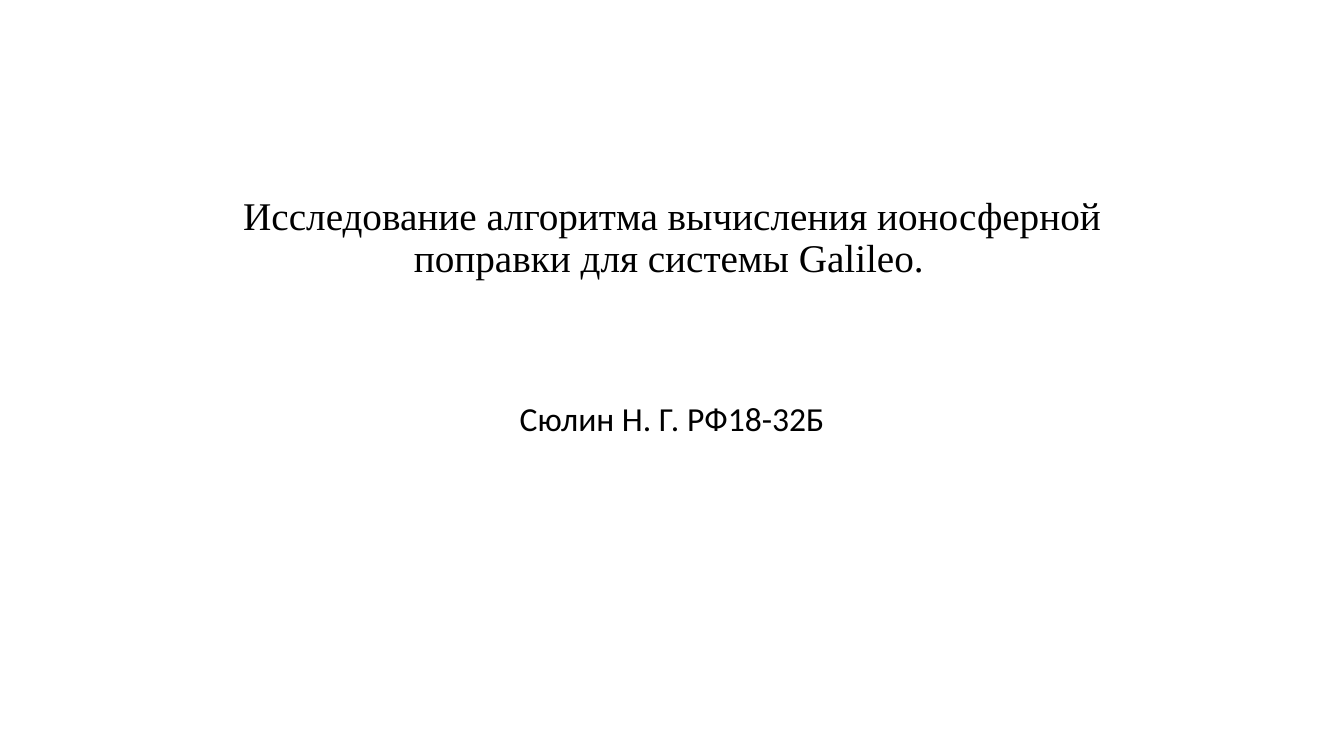
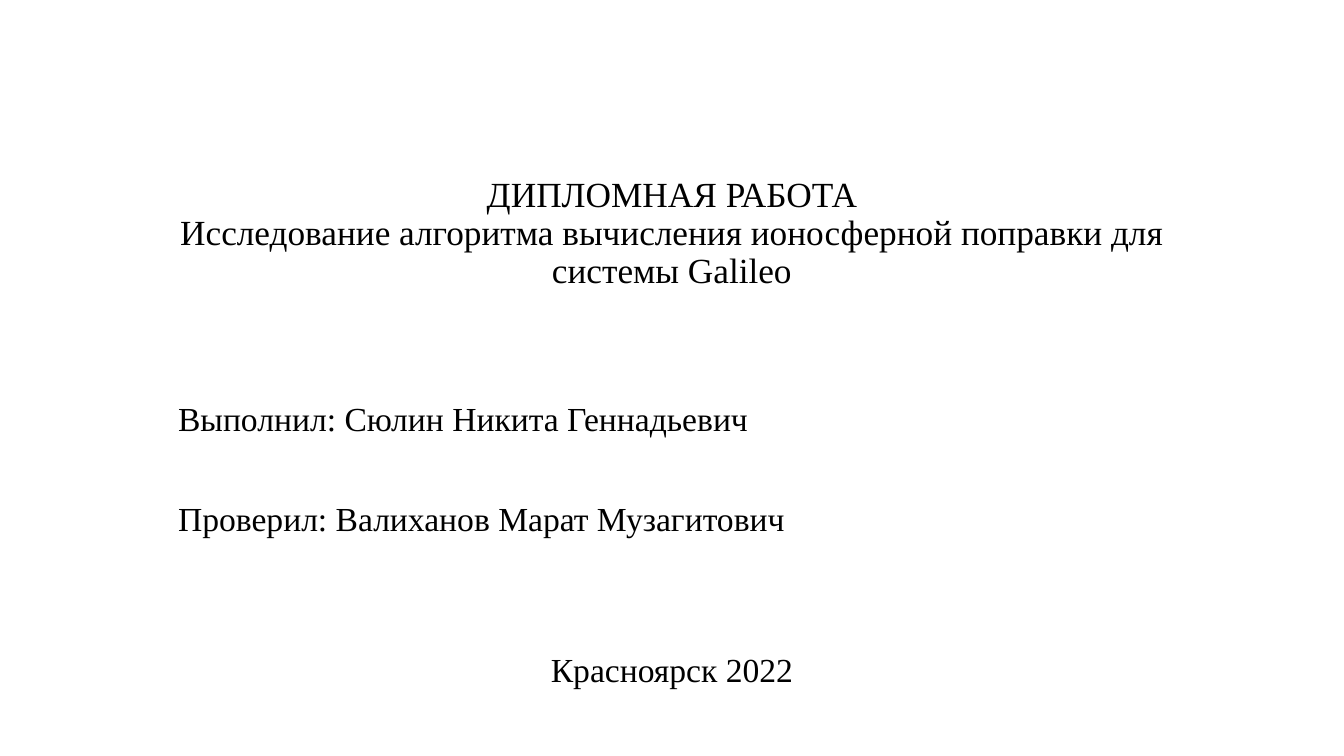
Before and after one commit to SaraFarron/------, a slide deck: slide 1 of Исследование алгоритма вычисления ионосферной поправки для системы Galileo.pptx. Drawn at 1344x756 pixels with LibreOffice and Linux fonts; fonts in the diff are those of the drawing. Boxes give left, top, right and bottom in pixels: in the first picture for what was removed or moved away, otherwise in the second. Text is boxed around its words. In the diff, an @@ line names an element or a change of style, - is before the commit and + after.

```diff
--- a/Исследование алгоритма вычисления ионосферной поправки для системы Galileo.pptx
+++ b/Исследование алгоритма вычисления ионосферной поправки для системы Galileo.pptx
@@ title at (180, 183, 1163, 284): text changed; size 28 to 25.2 pt @@
-Исследование алгоритма вычисления ионосферной поправки для системы Galileo.
+ДИПЛОМНАЯ РАБОТА
+Исследование алгоритма вычисления ионосферной поправки для системы Galileo
@@ subtitle at (178, 408, 793, 689): text changed; font Calibri to Times New Roman @@
-Сюлин Н. Г. РФ18-32Б
+Выполнил: Сюлин Никита Геннадьевич
+Проверил: Валиханов Марат Музагитович
+Красноярск 2022
```
Also in this commit, not shown: 5 other slides changed, 5 slides added, 7 slides removed, 7 other files.
